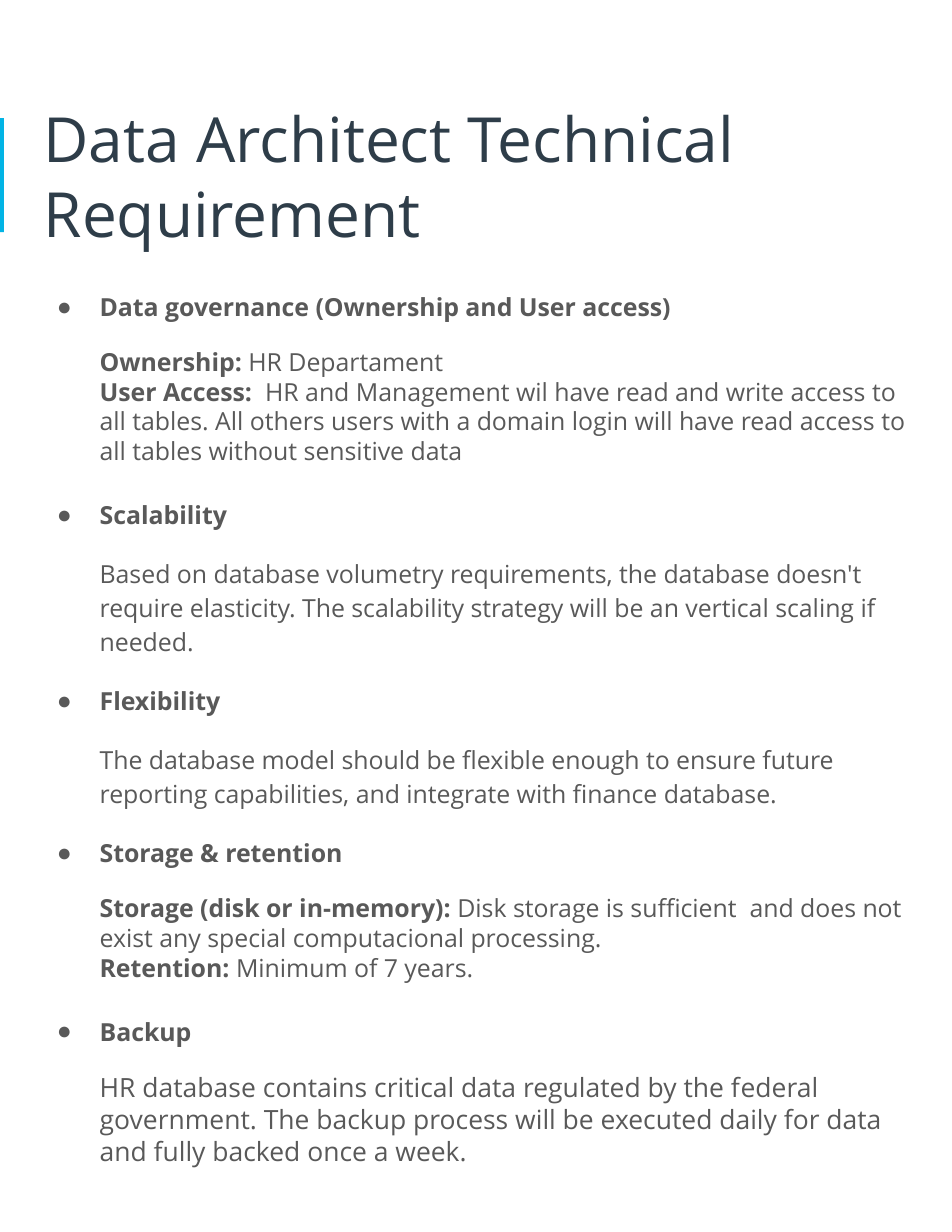
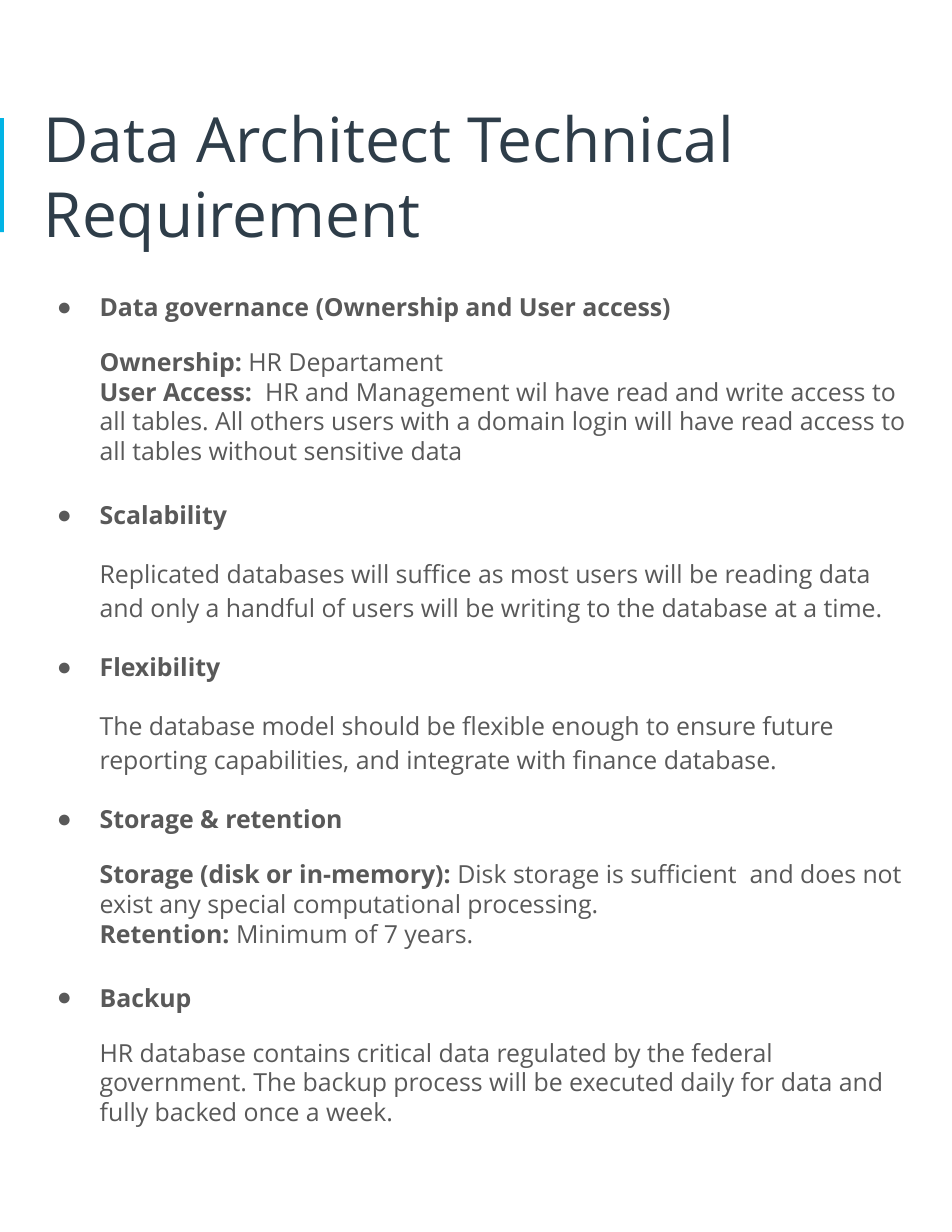
Before and after one commit to fapereira1/data-architecture-nanodegree, a slide deck: slide 8 of Designing-and-HR-database/database-requirement-document.pptx. Drawn at 952x1232 pixels with LibreOffice and Linux fonts; fonts in the diff are those of the drawing. Boxes give left, top, right and bottom in pixels: in the first picture for what was removed or moved away, otherwise in the second. Text is boxed around its words. In the diff, an @@ line names an element or a change of style, - is before the commit and + after.

```diff
--- a/Designing-and-HR-database/database-requirement-document.pptx
+++ b/Designing-and-HR-database/database-requirement-document.pptx
@@ text at bbox=[100, 564, 883, 623]: text changed @@
-Based on database volumetry requirements, the database doesn't require elasticity. The scalability strategy will be an vertical scaling if needed.
+Replicated databases will suffice as most users will be reading data and only a handful of users will be writing to the database at a time.
@@ text at bbox=[100, 864, 902, 919]: text changed @@
-Storage (disk or in-memory): Disk storage is sufficient and does not exist any special computacional processing.
+Storage (disk or in-memory): Disk storage is sufficient and does not exist any special computational processing.
@@ text at bbox=[100, 1043, 883, 1127]: size 17 to 16 pt in "HR database contains critical data regulated by ..." @@
```
Also in this commit, not shown: 14 other slides changed, 5 other files.
